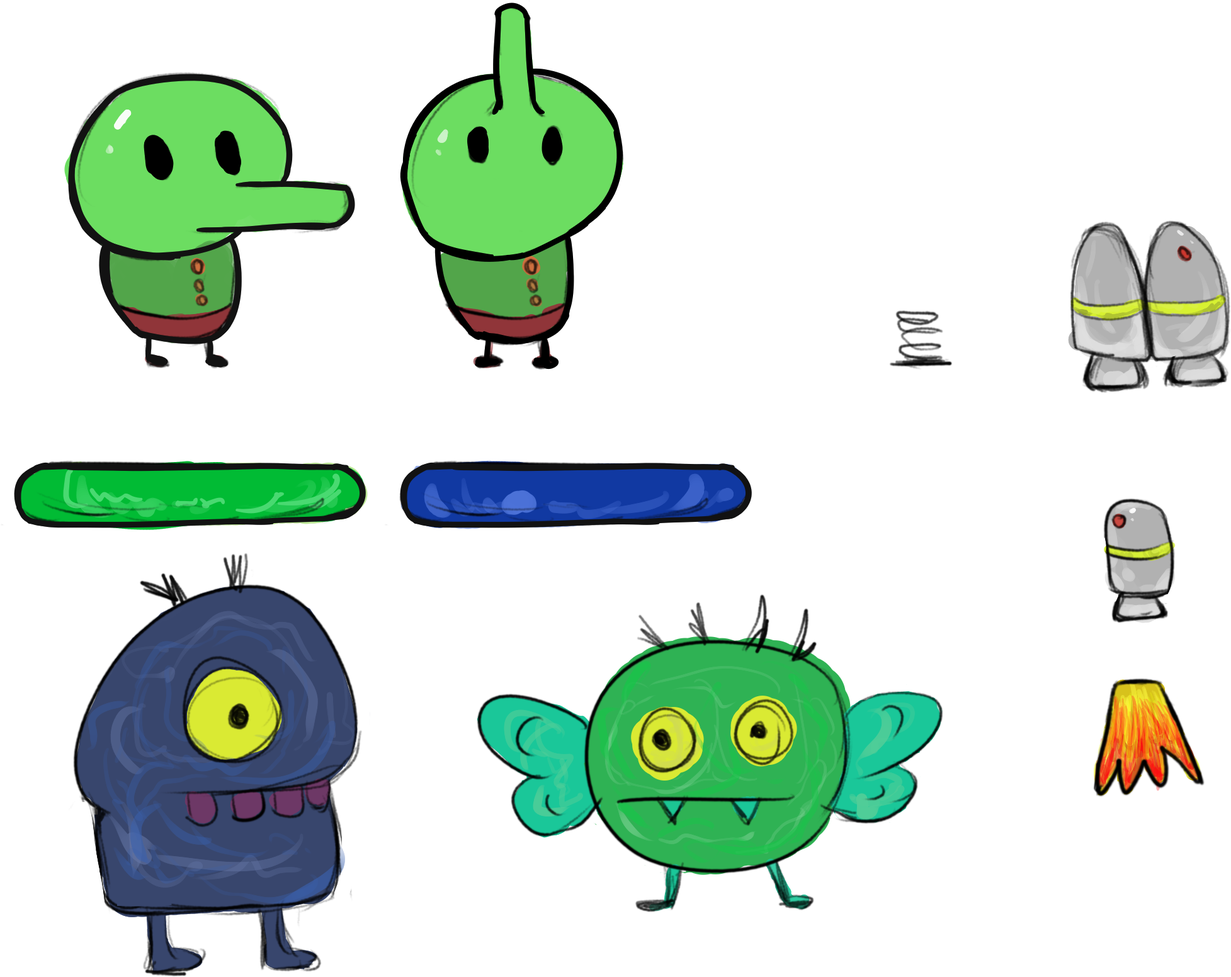
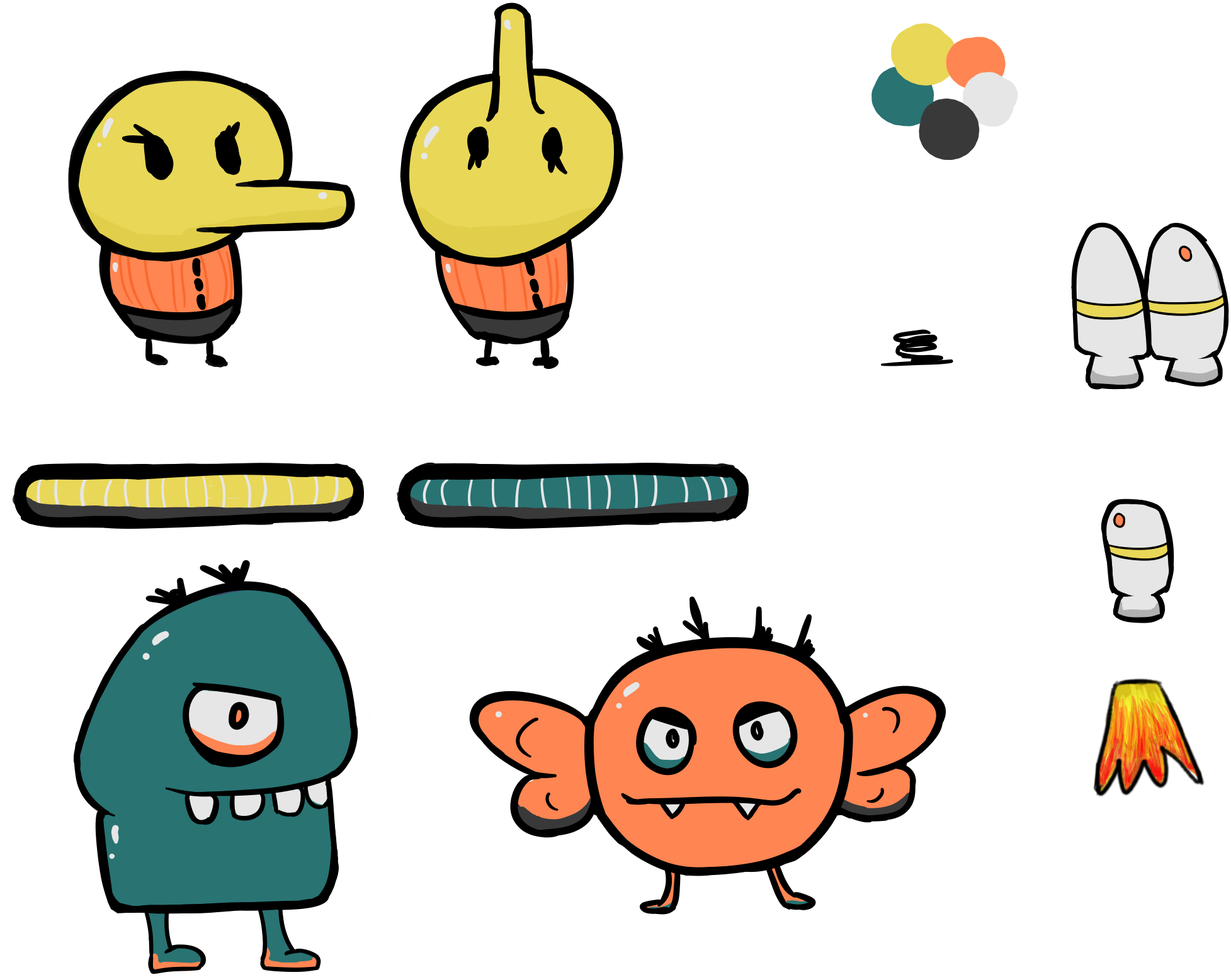
Layers edited between the first and the second w=1231, h=977 image:
removed layer "Paint Layer 6" from group "Grup 5" over [0, 0, 768, 605]
removed layer "Paint Layer 2" from group "Grup 5" over [1068, 220, 1231, 624]
removed layer "Paint Layer 2(yapıştırılmış)" (1st of 2, in "Grup 5") from group "Grup 5" over [59, 103, 1229, 977]
removed layer "Paint Layer 2(yapıştırılmış)" (2nd of 2, in "Grup 5") from group "Grup 5" over [0, 0, 746, 588]
moved "Paint Layer 4" above "Paint Layer 1", painted on it over [0, 0, 1231, 977]
hid "Paint Layer 1", opacity 100% → 36%, painted on it over [0, 0, 1231, 977]
painted on "Paint Layer 3" over [0, 0, 1231, 977]
